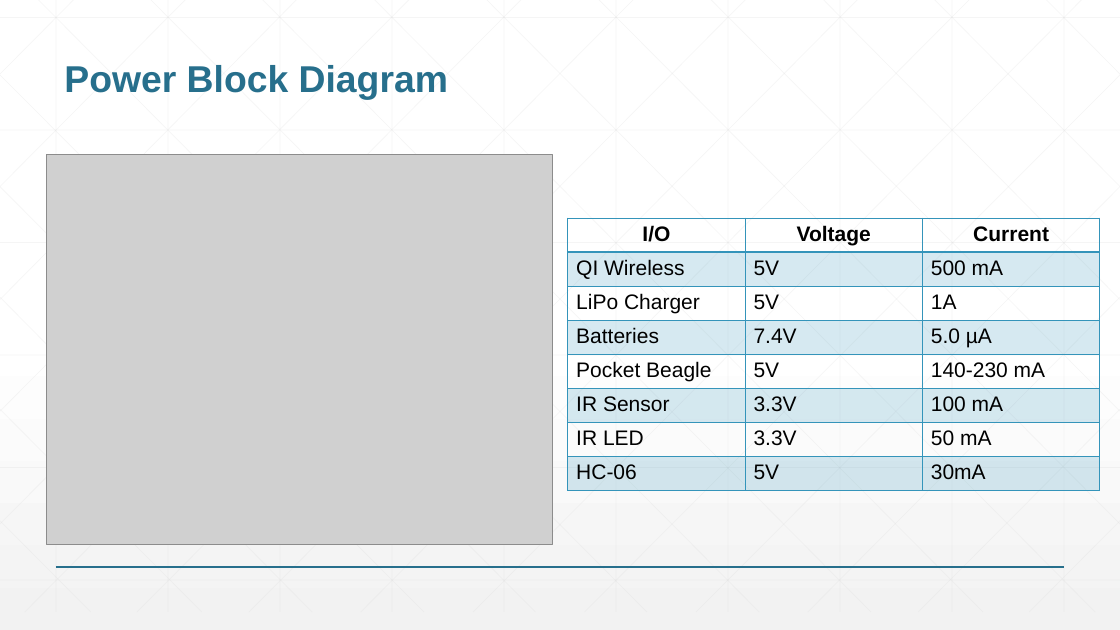
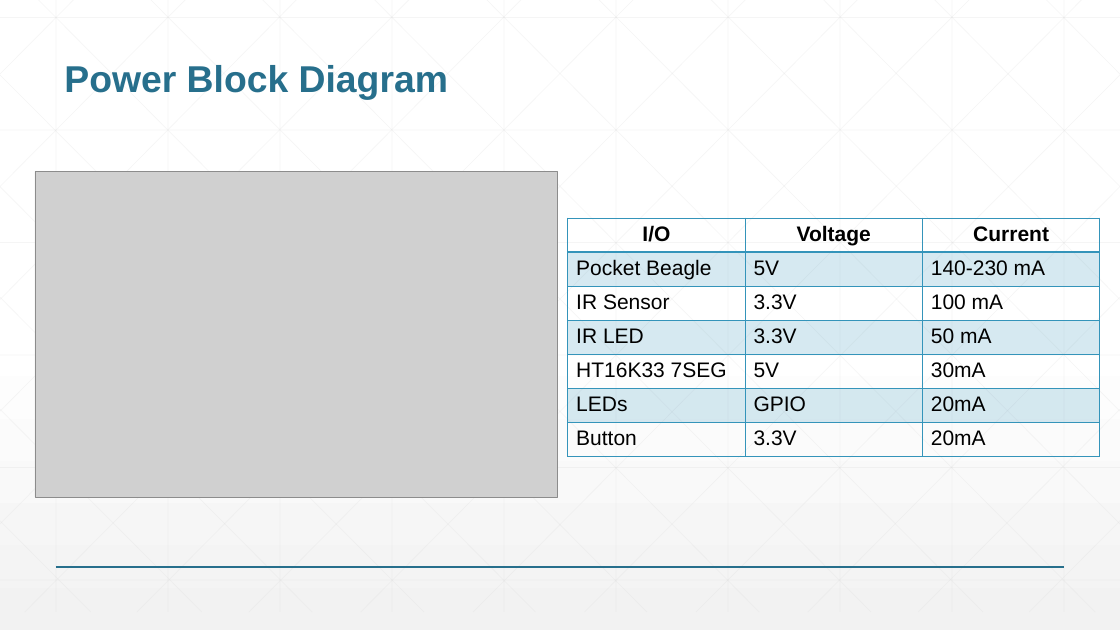
Before and after one commit to Ibrahim-2003/ENGI301, a slide deck: slide 7 of project_01/docs/ENGI301_project_01_proposal.pptx. Drawn at 1120x630 pixels with LibreOffice and Linux fonts; fonts in the diff are those of the drawing; grey boxes stand for pictures. Boxes give left, top, right and bottom in pixels: in the first picture for what was removed or moved away, otherwise in the second. Text is boxed around its words. In the diff, an @@ line names an element or a change of style, - is before the commit and + after.

```diff
--- a/project_01/docs/ENGI301_project_01_proposal.pptx
+++ b/project_01/docs/ENGI301_project_01_proposal.pptx
@@ picture: place and size @@
-picture at [46, 154, 552, 544]
+picture at [35, 171, 558, 497]
@@ table at [568, 218, 1100, 457] @@
-row 2: QI Wireless | 5V | 500 mA
-row 3: LiPo Charger | 5V | 1A
-row 4: Batteries | 7.4V | 5.0 µA
-row 8: HC-06 | 5V | 30mA
+row 5: HT16K33 7SEG | 5V | 30mA
+row 6: LEDs | GPIO | 20mA
+row 7: Button | 3.3V | 20mA
```
Also in this commit, not shown: 3 other slides changed, 21 other files.
